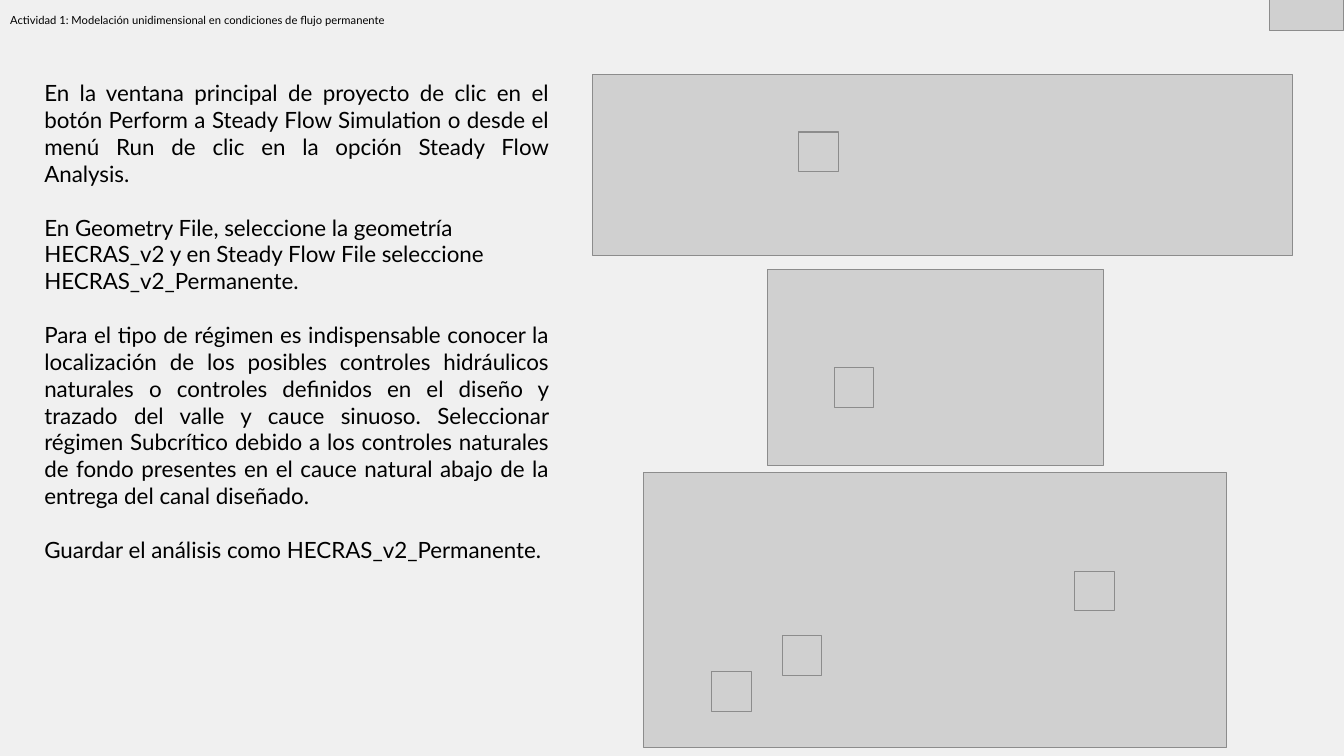
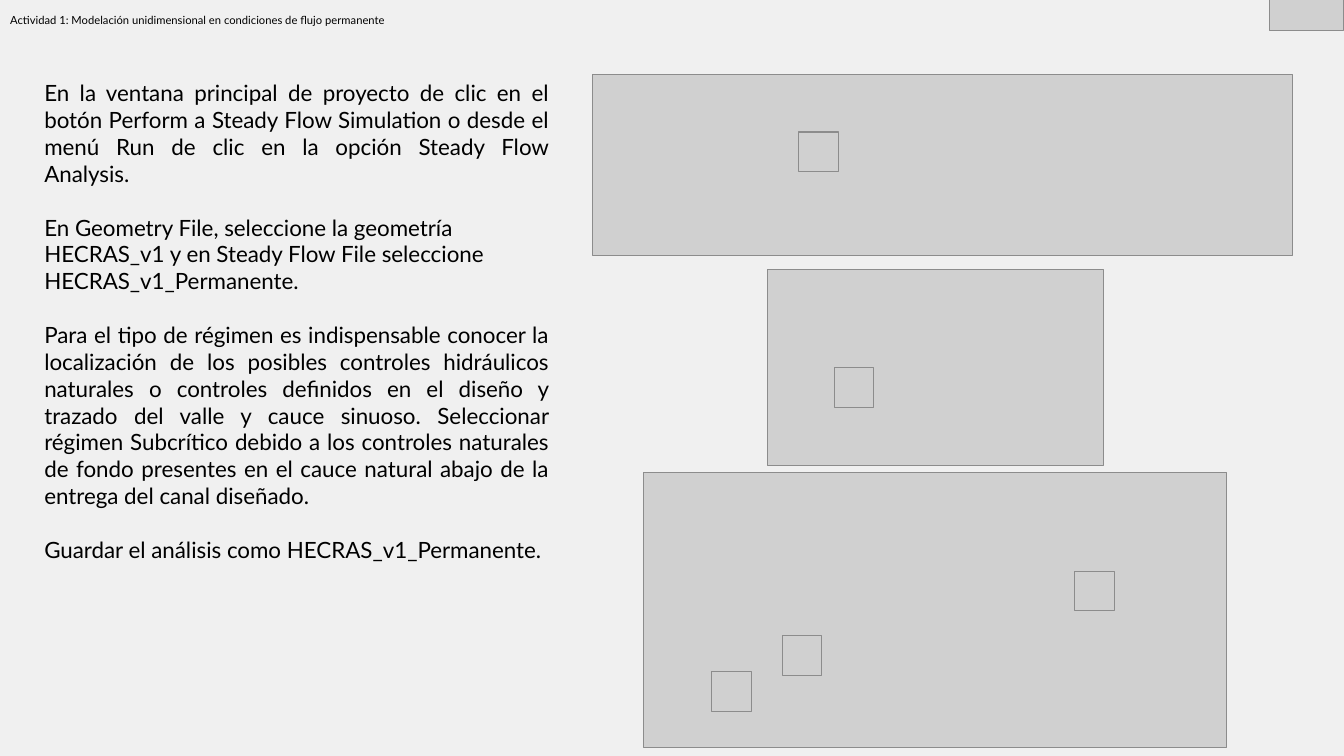
Before and after one commit to rcfdtools/R.HCMC, a slide deck: slide 6 of activity/M03A04/M03A04.pptx. Drawn at 1344x756 pixels with LibreOffice and Linux fonts; fonts in the diff are those of the drawing; grey boxes stand for pictures. Boxes give left, top, right and bottom in pixels: in the first picture for what was removed or moved away, otherwise in the second. Text is boxed around its words. In the diff, an @@ line names an element or a change of style, - is before the commit and + after.

```diff
--- a/activity/M03A04/M03A04.pptx
+++ b/activity/M03A04/M03A04.pptx
@@ text at [44, 219, 484, 293]: text changed @@
-En Geometry File, seleccione la geometría HECRAS_v2 y en Steady Flow File seleccione HECRAS_v2_Permanente.
+En Geometry File, seleccione la geometría HECRAS_v1 y en Steady Flow File seleccione HECRAS_v1_Permanente.
@@ text at [44, 541, 541, 562]: text changed @@
-Guardar el análisis como HECRAS_v2_Permanente.
+Guardar el análisis como HECRAS_v1_Permanente.
```
Also in this commit, not shown: 6 other slides changed, 2 other files.
